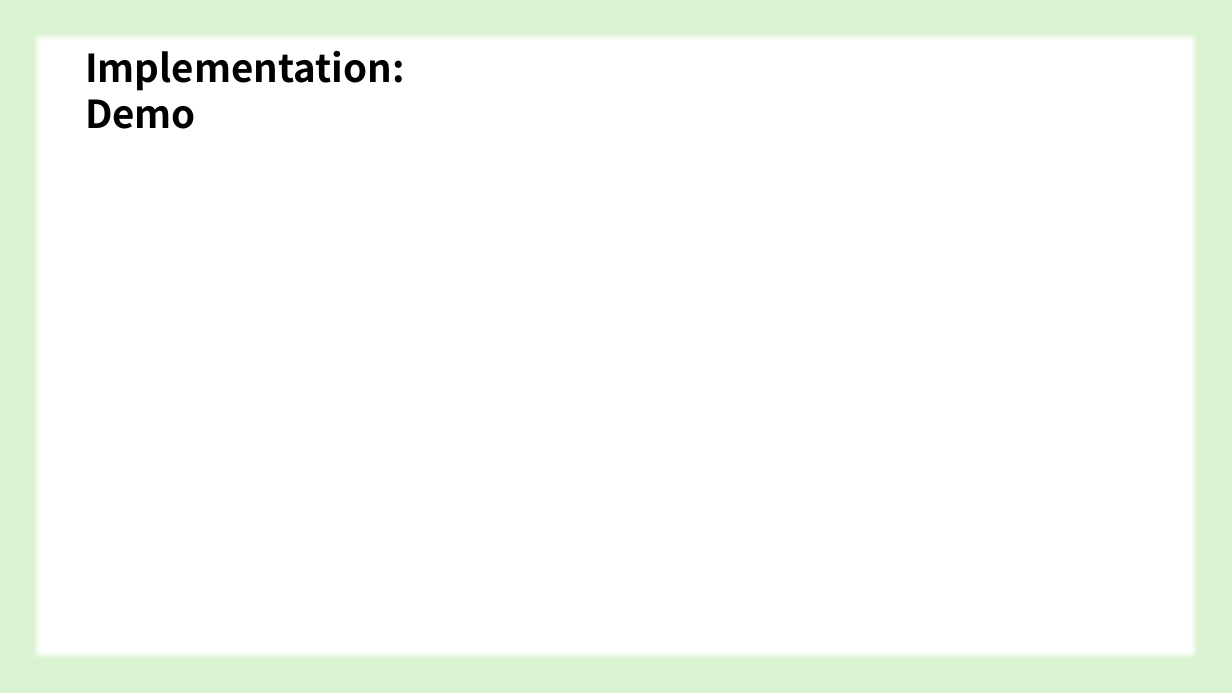
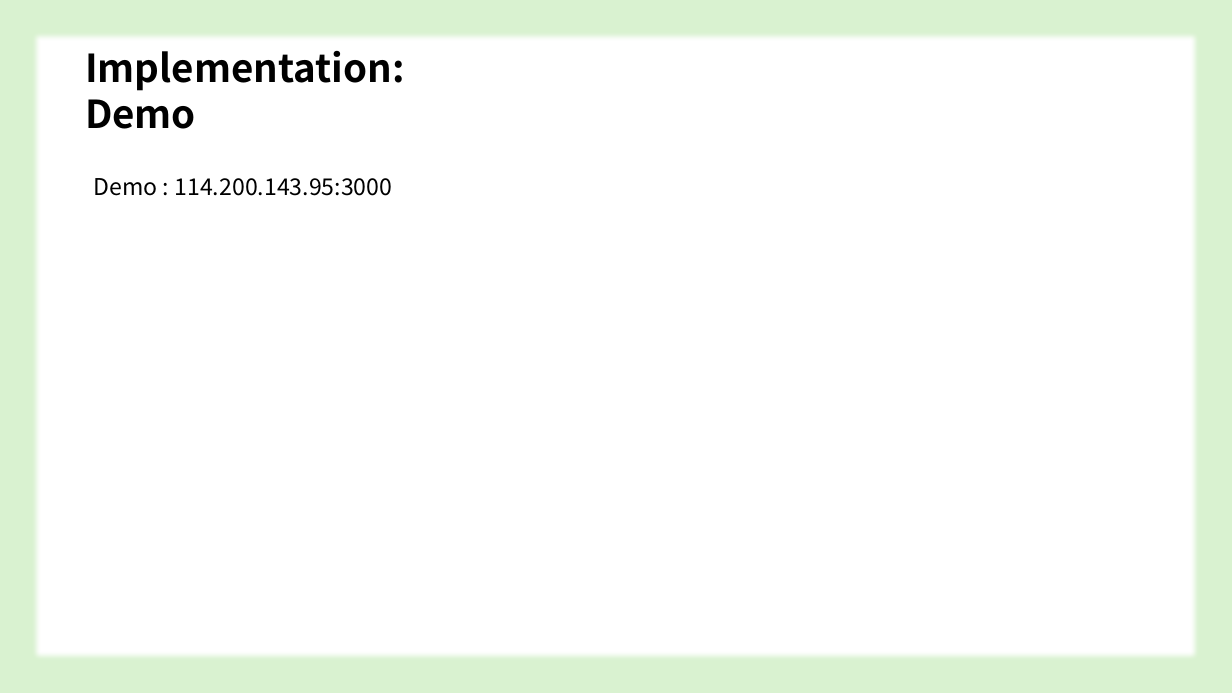
Before and after one commit to SecAI-Lab/SWE3028-Fall-2024, a slide deck: slide 9 of Team J/4. Final Presentation, Final Report/TeamJ_Final_Presentation.pptx. Drawn at 1232x693 pixels with LibreOffice and Linux fonts; fonts in the diff are those of the drawing. Boxes give left, top, right and bottom in pixels: in the first picture for what was removed or moved away, otherwise in the second. Text is boxed around its words. In the diff, an @@ line names an element or a change of style, - is before the commit and + after.

```diff
--- a/Team J/4. Final Presentation, Final Report/TeamJ_Final_Presentation.pptx
+++ b/Team J/4. Final Presentation, Final Report/TeamJ_Final_Presentation.pptx
@@ text added at <box>94,178,393,196</box>, 18 pt, text #000000 @@
+Demo : 114.200.143.95:3000
```
